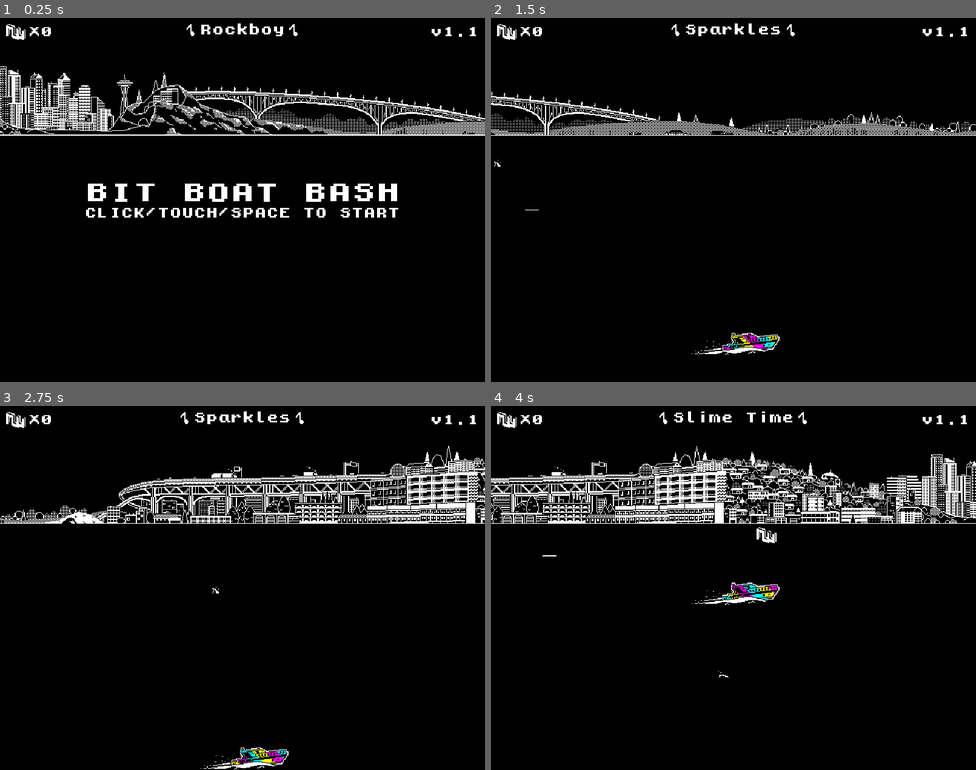
Above: before the commit, frames 1-4 (two rows, left to right).
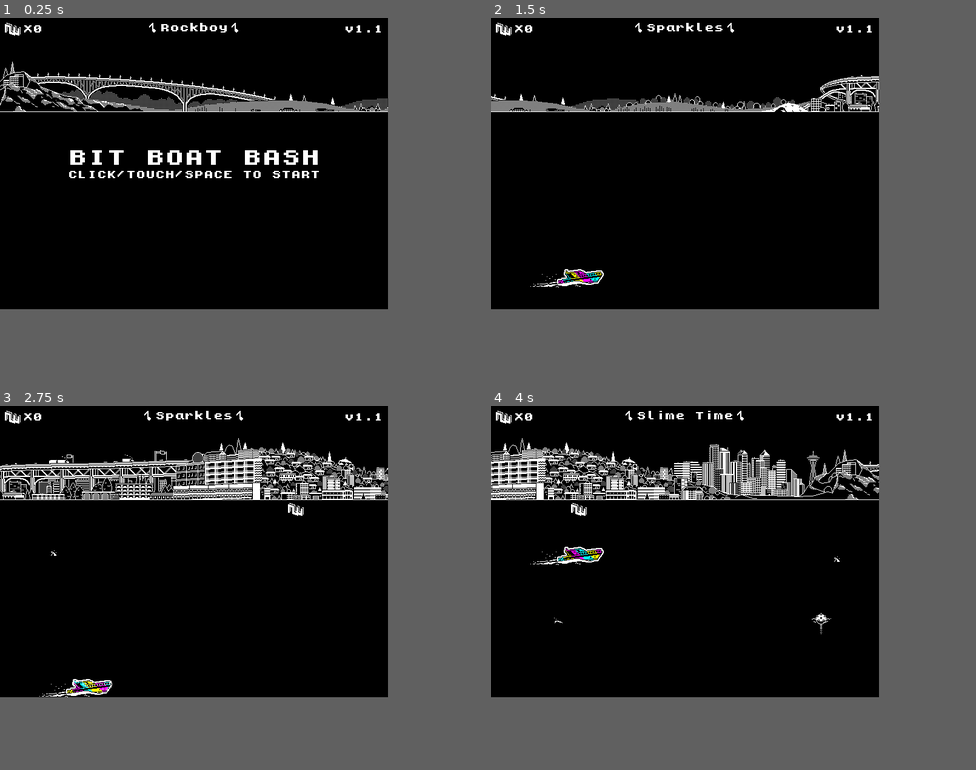
Above: after the commit, the same moments.

Repository: browncanstudios/BitBoatBash
Game: Godot game, scene res://Scenes/GameAndMusic.tscn
Two runs of this game, one before a commit and one after it. Both use one fixed random seed, a clock stepped at 60 frames per second and the inputs below. Sound files missing from this copy of the repository are replaced by a short silence.
Inputs (mouse positions are in pixels of both pictures, inside the frame that each line leads up to):
- Up to frame 1 (0.25 s): no input
- Up to frame 2 (1.5 s): tap Enter at 0.5 s; move the mouse to (840, 181) at 0.52 s; hold Right (ui_right) 0.53-1.28 s; tap I at 0.6, 1.35 s; click (840, 181) at 0.67 s; tap Space (ui_select) at 0.77 s; move the mouse to (636, 218) at 1.27 s; hold Down (ui_down) from 1.28 s (still down)
- Up to frame 3 (2.75 s): tap Space (ui_select) at 1.52 s; move the mouse to (291, 507) at 2.02 s; release Down (ui_down) at 2.03 s; hold Right (ui_right) from 2.03 s (still down); tap I at 2.1 s
- Up to frame 4 (4 s): move the mouse to (709, 660) at 2.77 s; release Right (ui_right) at 2.78 s; hold Up (ui_up) 2.78-3.53 s; tap I at 2.85, 3.6 s; click (709, 660) at 2.92 s; tap Space (ui_select) at 3.02, 3.77 s; move the mouse to (879, 642) at 3.52 s; hold Left (ui_left) from 3.53 s (still down)
In our replay, the window is 800x600 before the commit and 640x480 after it. These sizes can differ from the game's own. Grey fills any space a smaller window leaves; there, only what the larger window draws over its background counts as a difference.

The runs differ from the first frame. In frame 1, 8.8% of the frame differs, in the area x 0-100%, y 1-55%; in frame 2, 4.4%; in frame 3, 9.1%; in frame 4, 9.6%, in the area x 0-100%, y 1-75%.

Commit message:
triggering on warp and coffee events

Diff:
--- /dev/null
+++ b/Scenes/Bear.gd
@@ -0,0 +1,40 @@
+extends Area2D
+
+var velocity = Vector2.ZERO
+var destination = null
+
+func _ready():
+	$AnimatedSprite.animation = "portal"
+
+func die():
+	get_tree().queue_delete(self)
+
+func _physics_process(delta):
+	position.x += velocity.x * delta
+	position.y += velocity.y * delta
+
+	if destination and velocity.y > 0.0:
+		if position.y > destination:
+			stop_falling()
+
+func _on_AnimatedSprite_animation_finished():
+	if $AnimatedSprite.animation == "splashing":
+		$AnimatedSprite.animation = "drowning"
+	if $AnimatedSprite.animation == "portal":
+		$AnimatedSprite.animation = "falling"
+		velocity.y = 400.0
+		velocity.x = 0.0
+
+func stop_falling():
+	velocity.y = 0.0
+	$AnimatedSprite.animation = "splashing"
+
+func _on_Bear_body_entered(body):
+	if body.is_in_group("Mine"):
+		body.collided()
+		stop_falling()
+		position.y += 24
+	if body.is_in_group("Player"):
+		body.sink()
+		stop_falling()
+		position.y += 24
--- /dev/null
+++ b/Scenes/Bear.tscn
@@ -0,0 +1,61 @@
+[gd_scene load_steps=21 format=2]
+
+[ext_resource path="res://Assets/Bear/bear-falling-2.png" type="Texture" id=1]
+[ext_resource path="res://Assets/Bear/bear-falling-1.png" type="Texture" id=2]
+[ext_resource path="res://Scenes/Bear.gd" type="Script" id=3]
+[ext_resource path="res://Assets/Bear/bear-drowning-2.png" type="Texture" id=4]
+[ext_resource path="res://Assets/Bear/bear-drowning-1.png" type="Texture" id=5]
+[ext_resource path="res://Assets/Bear/bear-splashing-1.png" type="Texture" id=6]
+[ext_resource path="res://Assets/Bear/bear-portal-5.png" type="Texture" id=7]
+[ext_resource path="res://Assets/Bear/bear-portal-7.png" type="Texture" id=8]
+[ext_resource path="res://Assets/Bear/bear-portal-2.png" type="Texture" id=9]
+[ext_resource path="res://Assets/Bear/bear-portal-3.png" type="Texture" id=10]
+[ext_resource path="res://Assets/Bear/bear-portal-4.png" type="Texture" id=11]
+[ext_resource path="res://Assets/Bear/bear-portal-8.png" type="Texture" id=12]
+[ext_resource path="res://Assets/Bear/bear-portal-9.png" type="Texture" id=13]
+[ext_resource path="res://Assets/Bear/bear-portal-1.png" type="Texture" id=14]
+[ext_resource path="res://Assets/Bear/bear-portal-6.png" type="Texture" id=15]
+[ext_resource path="res://Assets/Bear/bear-portal-12.png" type="Texture" id=16]
+[ext_resource path="res://Assets/Bear/bear-portal-11.png" type="Texture" id=17]
+[ext_resource path="res://Assets/Bear/bear-portal-10.png" type="Texture" id=18]
+
+[sub_resource type="SpriteFrames" id=1]
+animations = [ {
+"frames": [ ExtResource( 5 ), ExtResource( 4 ) ],
+"loop": true,
+"name": "drowning",
+"speed": 10.0
+}, {
+"frames": [ ExtResource( 2 ), ExtResource( 1 ) ],
+"loop": true,
+"name": "falling",
+"speed": 10.0
+}, {
+"frames": [ ExtResource( 14 ), ExtResource( 9 ), ExtResource( 10 ), ExtResource( 11 ), ExtResource( 7 ), ExtResource( 15 ), ExtResource( 8 ), ExtResource( 12 ), ExtResource( 13 ), ExtResource( 18 ), ExtResource( 17 ), ExtResource( 16 ) ],
+"loop": true,
+"name": "portal",
+"speed": 10.0
+}, {
+"frames": [ ExtResource( 6 ) ],
+"loop": true,
+"name": "splashing",
+"speed": 5.0
+} ]
+
+[sub_resource type="CircleShape2D" id=2]
+radius = 12.0
+
+[node name="Bear" type="Area2D" groups=["Bear"]]
+script = ExtResource( 3 )
+
+[node name="AnimatedSprite" type="AnimatedSprite" parent="."]
+frames = SubResource( 1 )
+animation = "portal"
+frame = 1
+playing = true
+
+[node name="CollisionShape2D" type="CollisionShape2D" parent="."]
+shape = SubResource( 2 )
+
+[connection signal="body_entered" from="." to="." method="_on_Bear_body_entered"]
+[connection signal="animation_finished" from="AnimatedSprite" to="." method="_on_AnimatedSprite_animation_finished"]
--- a/Scenes/Game.gd
+++ b/Scenes/Game.gd
@@ -56,6 +56,15 @@
 		mine.position.y = rng.randf_range(160, 480 - 10)
 		add_child(mine)
 
+func spawnBear():
+	if $Player.alive:
+		var bear = load("res://Scenes/Bear.tscn").instance()
+		bear.position.x = $Player.position.x + 196 +  rng.randf_range(64, 300)
+		bear.position.y = 24
+		bear.velocity.x = $Player.velocity.x
+		bear.destination = rng.randf_range(160 + 20, 480 - 30)
+		add_child(bear)
+
 func _on_CollectibleSpawnTimer_timeout():
 	if $Player.alive:
 		var collectible = load("res://Scenes/Collectible.tscn").instance()
@@ -104,3 +113,12 @@
 	var coffees = get_tree().get_nodes_in_group("Coffee")
 	for coffee in coffees:
 		coffee.die()
+
+
+func _on_Websocket_event_received(event):
+	print("handling event")
+	print(event)
+	if event == "WarpEntered":
+		spawnBear()
+	if event == "CoffeeCollected":
+		$Player.become_invincible()
--- a/Scenes/Game.tscn
+++ b/Scenes/Game.tscn
@@ -1,9 +1,10 @@
-[gd_scene load_steps=5 format=2]
+[gd_scene load_steps=6 format=2]
 
 [ext_resource path="res://Assets/skyline.png" type="Texture" id=1]
 [ext_resource path="res://Scenes/Player.tscn" type="PackedScene" id=2]
 [ext_resource path="res://Scenes/Game.gd" type="Script" id=3]
 [ext_resource path="res://Scenes/HUD.tscn" type="PackedScene" id=4]
+[ext_resource path="res://Scenes/Websocket.gd" type="Script" id=5]
 
 [node name="Game" type="Node"]
 script = ExtResource( 3 )
@@ -36,8 +37,12 @@
 [node name="CoffeeSpawnTimer" type="Timer" parent="."]
 one_shot = true
 
+[node name="Websocket" type="Node" parent="."]
+script = ExtResource( 5 )
+
 [connection signal="score_changed" from="Player" to="." method="_on_Player_score_changed"]
 [connection signal="timeout" from="MineSpawnTimer" to="." method="_on_MineSpawnTimer_timeout"]
 [connection signal="timeout" from="CollectibleSpawnTimer" to="." method="_on_CollectibleSpawnTimer_timeout"]
 [connection signal="timeout" from="WaveSpawnTimer" to="." method="_on_WaveTimer_timeout"]
 [connection signal="timeout" from="CoffeeSpawnTimer" to="." method="_on_CoffeeSpawnTimer_timeout"]
+[connection signal="event_received" from="Websocket" to="." method="_on_Websocket_event_received"]
--- a/Scenes/GameAndMusic.gd
+++ b/Scenes/GameAndMusic.gd
@@ -65,7 +65,3 @@
 
 func _on_Player_sunk():
 	$GameOverUI/MarginContainer.visible = true
-
-func _on_Websocket_event_received(event):
-	print("handling event")
-	print(event)
--- a/Scenes/GameAndMusic.tscn
+++ b/Scenes/GameAndMusic.tscn
@@ -1,9 +1,8 @@
-[gd_scene load_steps=10 format=2]
+[gd_scene load_steps=9 format=2]
 
 [ext_resource path="res://Assets/Font/kongtext.ttf" type="DynamicFontData" id=1]
 [ext_resource path="res://Assets/note.png" type="Texture" id=2]
 [ext_resource path="res://Scenes/GameAndMusic.gd" type="Script" id=3]
-[ext_resource path="res://Scenes/Websocket.gd" type="Script" id=4]
 
 [sub_resource type="DynamicFont" id=1]
 font_data = ExtResource( 1 )
@@ -124,8 +123,3 @@
 custom_fonts/font = SubResource( 5 )
 text = "CLICK/TOUCH/SPACE TO RETRY"
 align = 1
-
-[node name="Websocket" type="Node" parent="."]
-script = ExtResource( 4 )
-
-[connection signal="event_received" from="Websocket" to="." method="_on_Websocket_event_received"]
--- a/Scenes/Mine.tscn
+++ b/Scenes/Mine.tscn
@@ -31,6 +31,7 @@
 
 [node name="AnimatedSprite" type="AnimatedSprite" parent="."]
 frames = SubResource( 1 )
+frame = 2
 playing = true
 
 [node name="CollisionShape2D" type="CollisionShape2D" parent="."]
--- a/Scenes/Player.tscn
+++ b/Scenes/Player.tscn
@@ -49,6 +49,7 @@
 
 [node name="AnimatedSprite" type="AnimatedSprite" parent="."]
 frames = SubResource( 1 )
+frame = 1
 playing = true
 
 [node name="CollisionShape2D" type="CollisionShape2D" parent="."]
@@ -56,6 +57,7 @@
 shape = SubResource( 2 )
 
 [node name="Camera2D" type="Camera2D" parent="."]
+offset = Vector2( 196, 0 )
 current = true
 limit_top = 0
 limit_bottom = 480
@@ -64,7 +66,7 @@
 visible = false
 position = Vector2( 0.5, 0.5 )
 frames = SubResource( 3 )
-frame = 4
+frame = 1
 playing = true
 
 [node name="InvincibilityTimer" type="Timer" parent="."]
--- a/Scenes/Websocket.gd
+++ b/Scenes/Websocket.gd
@@ -5,7 +5,7 @@
 var client = WebSocketClient.new()
 var ws_connected = false
 
-var URL = "ws://127.0.0.1:5000"
+var URL = "ws://192.168.1.10:5000"
 
 var id = null
 
--- a/project.godot
+++ b/project.godot
@@ -18,7 +18,7 @@
 
 window/size/width=640
 window/size/height=480
-window/size/test_width=960
+window/size/test_width=640
 window/size/test_height=480
 window/stretch/mode="2d"
 window/stretch/aspect="keep_height"
Binary file added: Assets/Bear/bear-drowning-1.png
Not shown, added: Assets/Bear/bear-drowning-1.png.import
Binary file added: Assets/Bear/bear-drowning-2.png
Not shown, added: Assets/Bear/bear-drowning-2.png.import
Binary file added: Assets/Bear/bear-falling-1.png
Not shown, added: Assets/Bear/bear-falling-1.png.import
Binary file added: Assets/Bear/bear-falling-2.png
Not shown, added: Assets/Bear/bear-falling-2.png.import
Binary file added: Assets/Bear/bear-portal-1.png
Not shown, added: Assets/Bear/bear-portal-1.png.import
Binary file added: Assets/Bear/bear-portal-10.png
Not shown, added: Assets/Bear/bear-portal-10.png.import
(and 22 more such lines)
